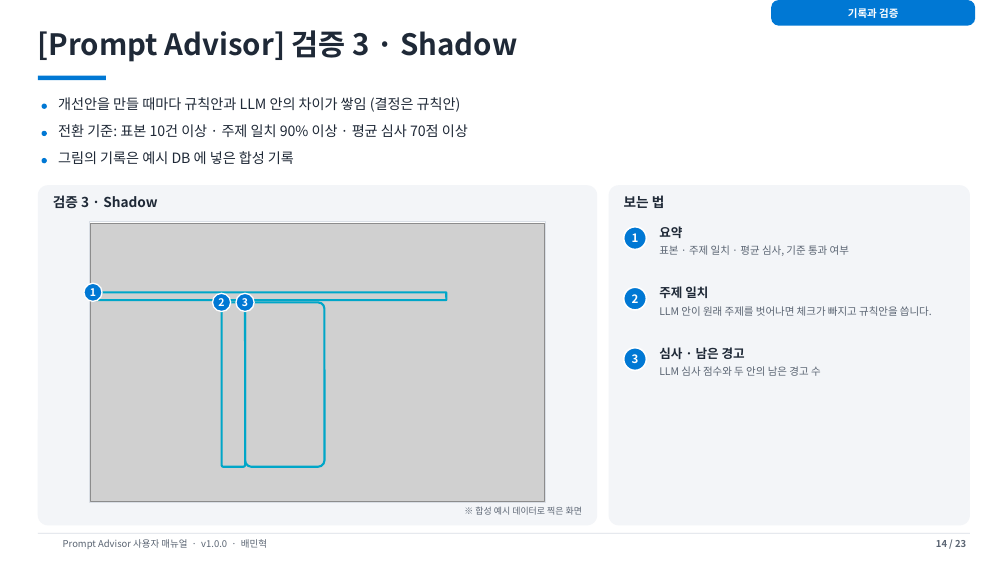
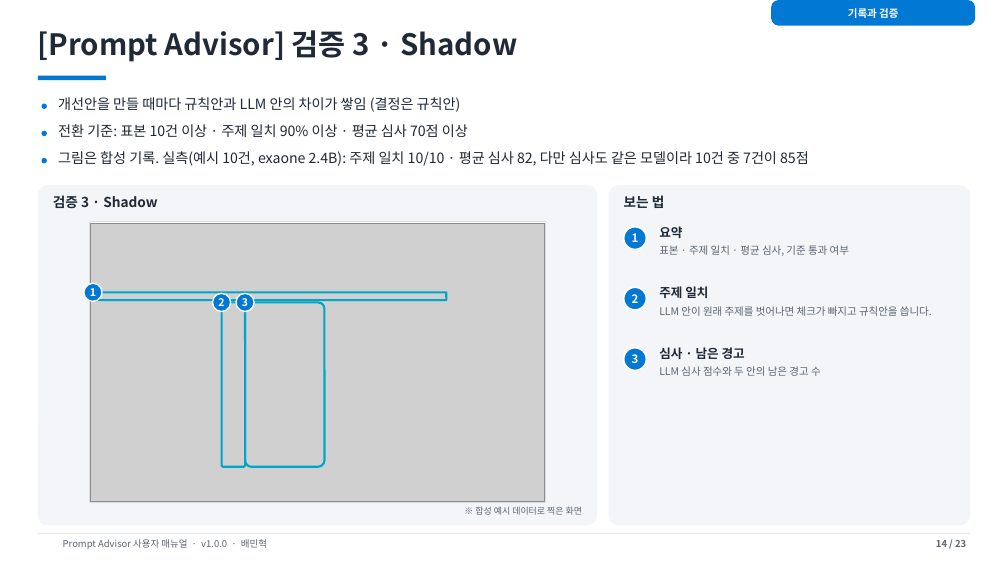
Before and after one commit to mhbae-semi-lab/prompt-advisor, a slide deck: slide 14 of docs/manual/Prompt-Advisor-User-Manual-ko.pptx. Drawn at 1008x567 pixels with LibreOffice and Linux fonts; fonts in the diff are those of the drawing; grey boxes stand for pictures; background and template pictures are left out. Boxes give left, top, right and bottom in pixels: in the first picture for what was removed or moved away, otherwise in the second. Text is boxed around its words. In the diff, an @@ line names an element or a change of style, - is before the commit and + after.

```diff
--- a/docs/manual/Prompt-Advisor-User-Manual-ko.pptx
+++ b/docs/manual/Prompt-Advisor-User-Manual-ko.pptx
@@ text at [58,151,809,166]: text changed @@
-그림의 기록은 예시 DB 에 넣은 합성 기록
+그림은 합성 기록. 실측(예시 10건, exaone 2.4B): 주제 일치 10/10 · 평균 심사 82, 다만 심사도 같은 모델이라 10건 중 7건이 85점
```
Also in this commit, not shown: 2 other slides changed, 28 other files.
